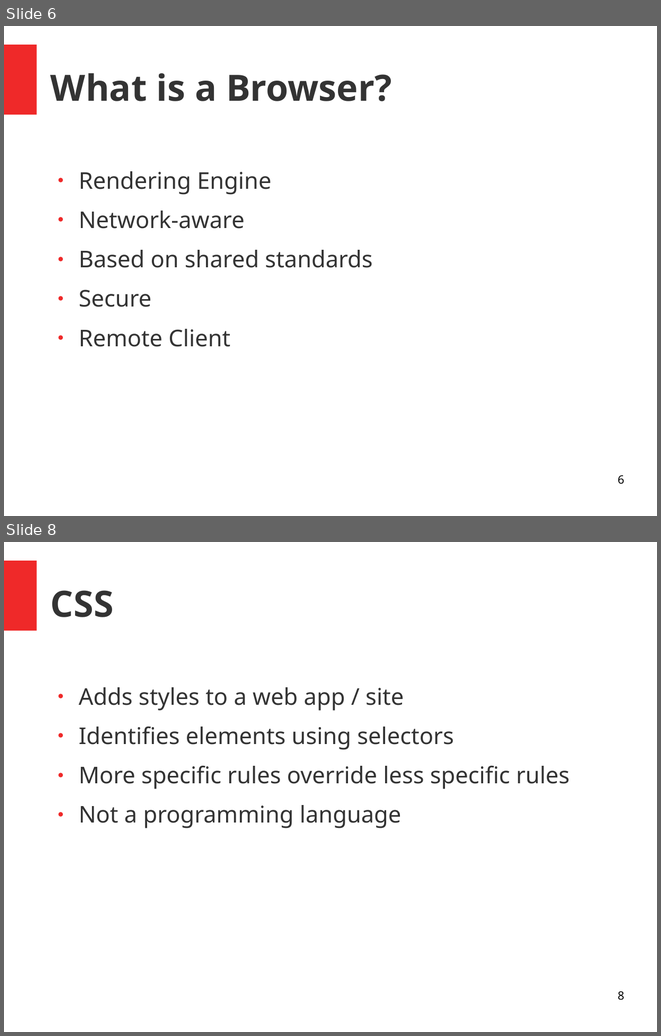
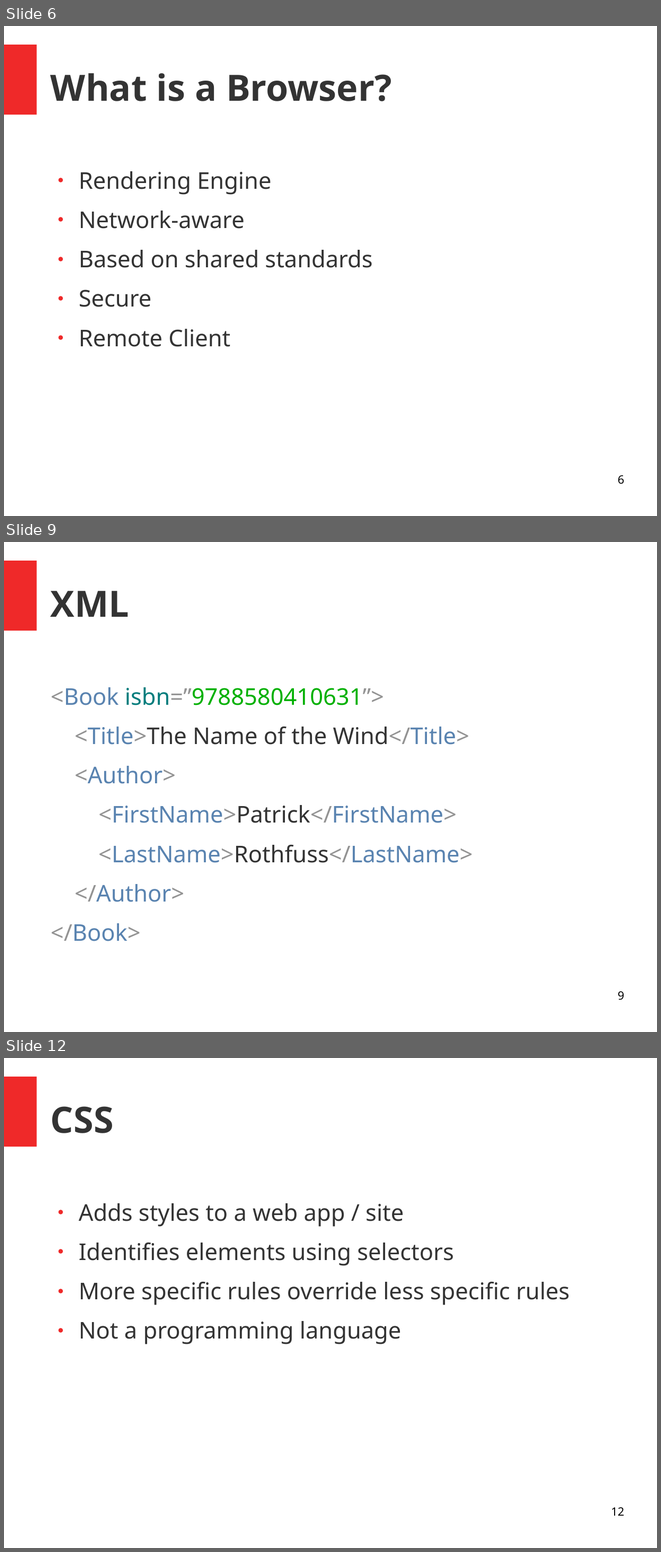
Before and after one commit to RyanKadri/rk0.xyz, a slide deck: lessons/lesson1/presentation/Presentation.odp. Shown one above the other, each under a label of ours: slides 6 and 8 before the commit, slides 6, 9 and 12 after it; the slides between them are not shown. The pictures are 661x1036 and 661x1552 pixels, drawn with LibreOffice and Linux fonts; fonts in the diff are those of the drawing. Boxes give left, top, right and bottom in pixels: in the first picture for what was removed or moved away, otherwise in the second. Text is boxed around its words. In the diff, an @@ line names an element or a change of style, - is before the commit and + after.

```diff
--- a/lessons/lesson1/presentation/Presentation.odp
+++ b/lessons/lesson1/presentation/Presentation.odp
@@ slide 9 added at <box>4,542,657,1032</box>, background #FFFFFF; not listed: 1 template element that a slide beside it also shows @@
@@ title added at <box>51,591,130,617</box>, 44 pt, text #333333, bold @@
+XML
@@ text added at <box>51,687,473,941</box>, 28 pt, text #5983B0 @@
+<Book isbn=”9788580410631”>
+<Title>The Name of the Wind</Title>
+<Author>
+<FirstName>Patrick</FirstName>
+<LastName>Rothfuss</LastName>
+</Author>
+</Book>
@@ page number added at <box>618,991,624,1000</box>, 14 pt, text #000000 @@
+9
@@ what was slide 8 is now slide 12 @@
@@ page number at <box>611,1507,624,1515</box>: text changed @@
-8
+12
```
Also in this commit, not shown: 2 slides changed, 6 other slides added, 9 other files.
